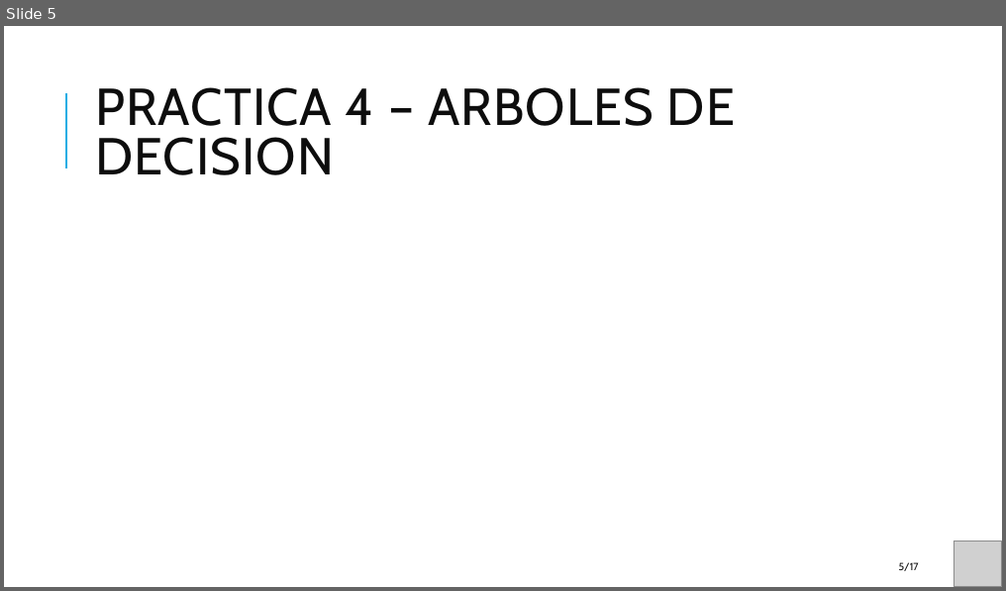
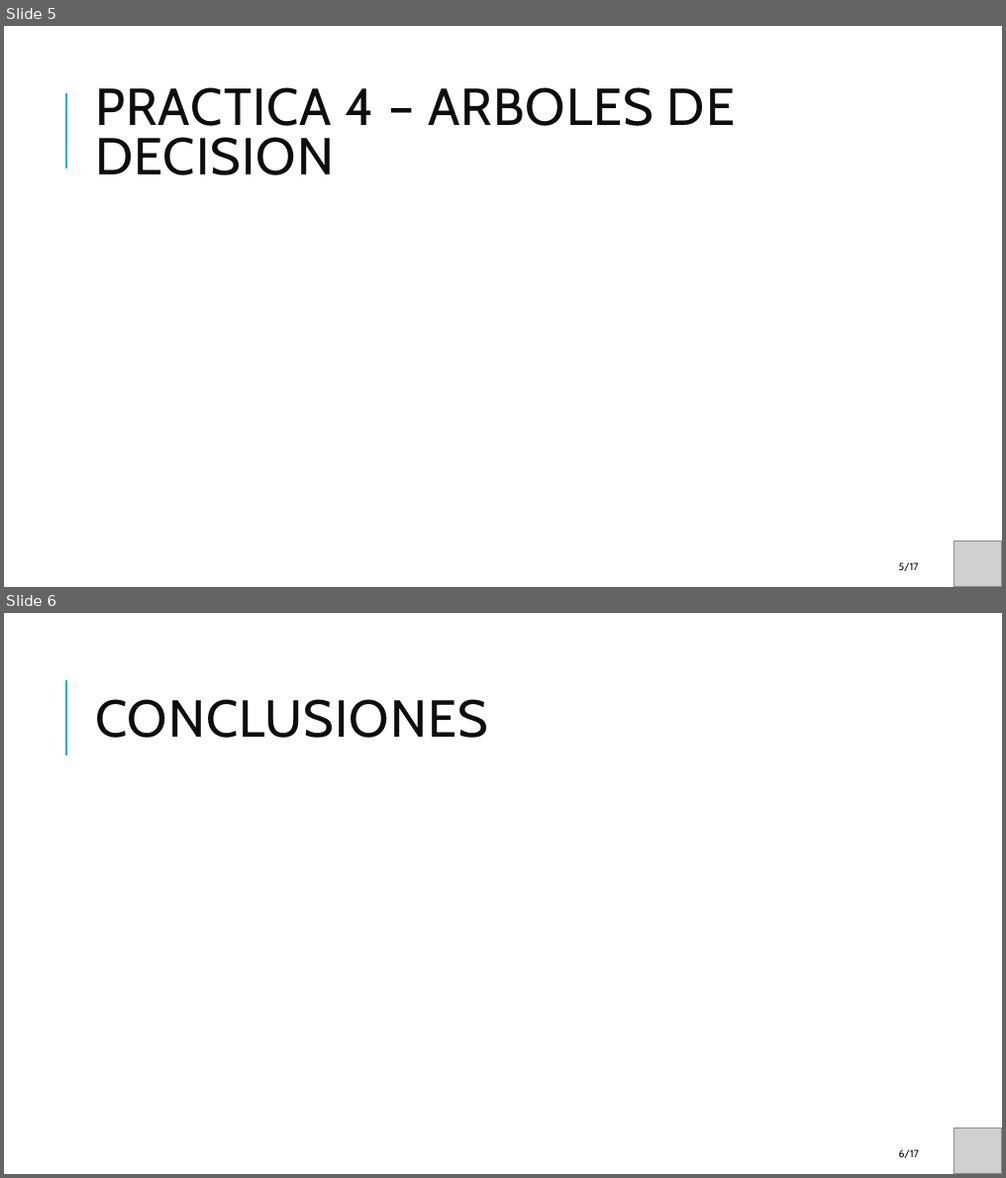
Before and after one commit to luisblazquezm/mii2-classification-models-study, a slide deck: docs/Practicas Sistemas Inteligentes.pptx. Shown one above the other, each under a label of ours: slide 5 before the commit, slides 5 and 6 after it. The pictures are 1006x591 and 1006x1178 pixels, drawn with LibreOffice and Linux fonts; fonts in the diff are those of the drawing; grey boxes stand for pictures. Boxes give left, top, right and bottom in pixels: in the first picture for what was removed or moved away, otherwise in the second. Text is boxed around its words. In the diff, an @@ line names an element or a change of style, - is before the commit and + after.

Commit message:
[feat] Finished naive vayes and developing script for presentation

```diff
--- a/docs/Practicas Sistemas Inteligentes.pptx
+++ b/docs/Practicas Sistemas Inteligentes.pptx
@@ slide 6 added at [4, 613, 1002, 1174], background #FFFFFF; not listed: 1 template element that a slide beside it also shows @@
@@ title added at [95, 699, 488, 738], 50 pt, text #0D0D0D @@
+CONCLUSIONES
@@ picture added at [954, 1129, 1002, 1174] @@
@@ page number added at [899, 1150, 919, 1158], 10 pt, text #0D0D0D @@
+6/17
```
Also in this commit, not shown: 5 other files.
